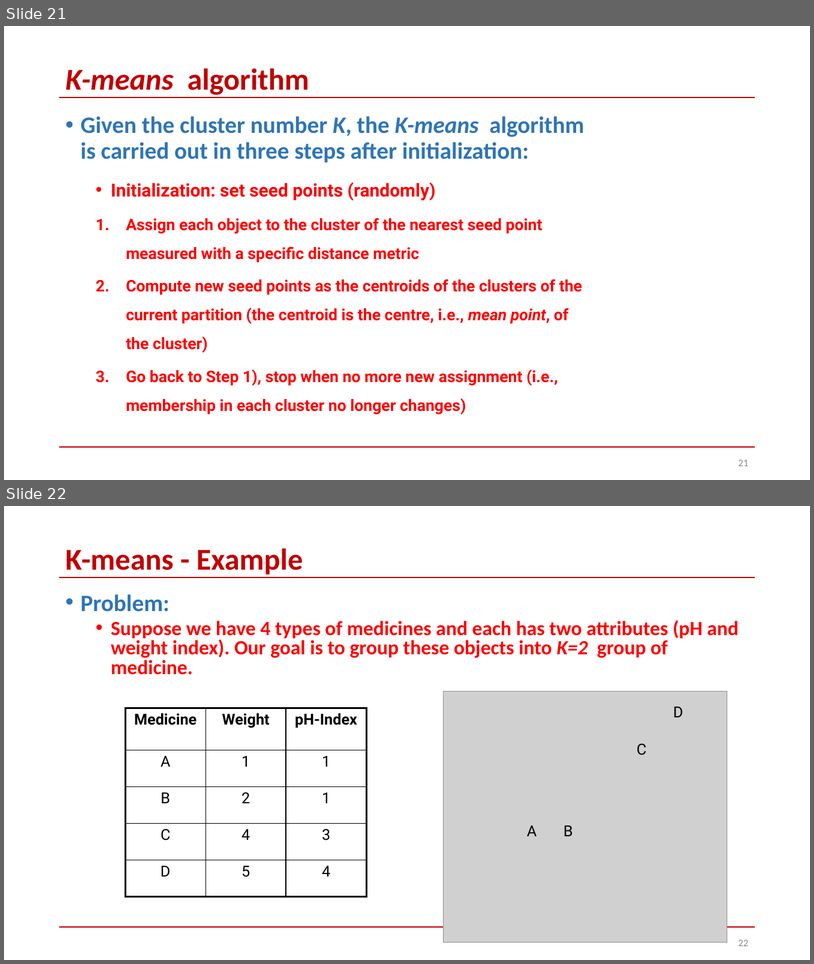
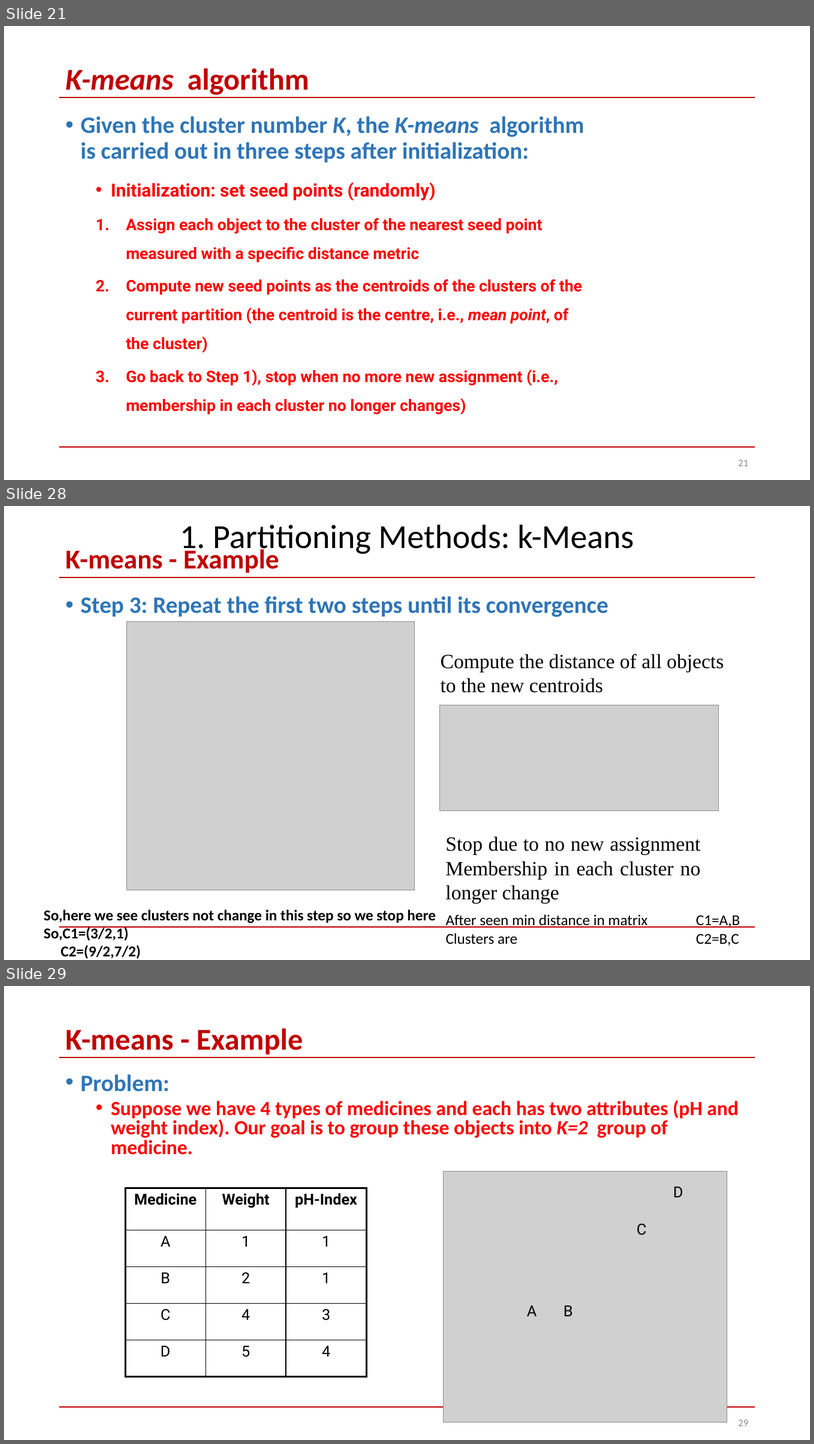
Before and after one commit to skysumitkumar/Du_Mca, a slide deck: 3rd_semester/Data_Science_with_python/PPT/Unit_4/Clustering-Part1.pptx. Shown one above the other, each under a label of ours: slides 21 and 22 before the commit, slides 21, 28 and 29 after it; the slides between them are not shown. The pictures are 814x964 and 814x1444 pixels, drawn with LibreOffice and Linux fonts; fonts in the diff are those of the drawing; grey boxes stand for pictures. Boxes give left, top, right and bottom in pixels: in the first picture for what was removed or moved away, otherwise in the second. Text is boxed around its words. In the diff, an @@ line names an element or a change of style, - is before the commit and + after.

Commit message:
k-means_change

```diff
--- a/3rd_semester/Data_Science_with_python/PPT/Unit_4/Clustering-Part1.pptx
+++ b/3rd_semester/Data_Science_with_python/PPT/Unit_4/Clustering-Part1.pptx
@@ slide 28 added at [4,506,810,960], background #FFFFFF; not listed: 2 template elements that a slide beside it also shows @@
@@ text added at [180,525,634,556], 40 pt, text #000000 @@
+1. Partitioning Methods: k-Means
@@ title added at [65,546,279,573], 32.4 pt, text #C00000, bold @@
+K-means - Example
@@ text added at [81,596,609,617], 28 pt, text #2E75B6, bold @@
+• Step 3: Repeat the first two steps until its convergence
@@ picture added at [127,622,415,890] @@
@@ text added at [441,654,724,693], 24 pt, text #000000 @@
+Compute the distance of all objects to the new centroids
@@ picture added at [440,705,719,810] @@
@@ text added at [446,836,701,903], 24 pt, text #000000 @@
+Stop due to no new assignment
+Membership in each cluster no longer change
@@ text added at [44,909,436,958], 18 pt, text #000000, bold @@
+So,here we see clusters not change in this step so we stop here
+So,C1=(3/2,1)
+C2=(9/2,7/2)
@@ text added at [446,914,648,944], 18 pt, text #000000 @@
+After seen min distance in matrix
+Clusters are
@@ text added at [696,915,740,945], 18 pt, text #000000 @@
+C1=A,B
+C2=B,C
@@ what was slide 22 is now slide 29 @@
@@ page number at [738,1419,749,1426]: text changed @@
-22
+29
```
Also in this commit, not shown: 1 slide changed, 6 other slides added.
